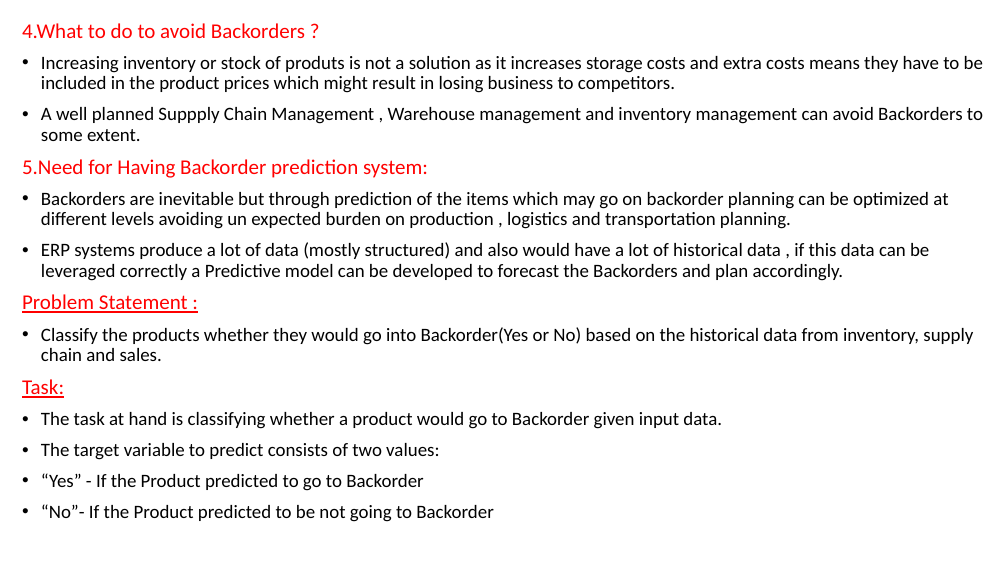
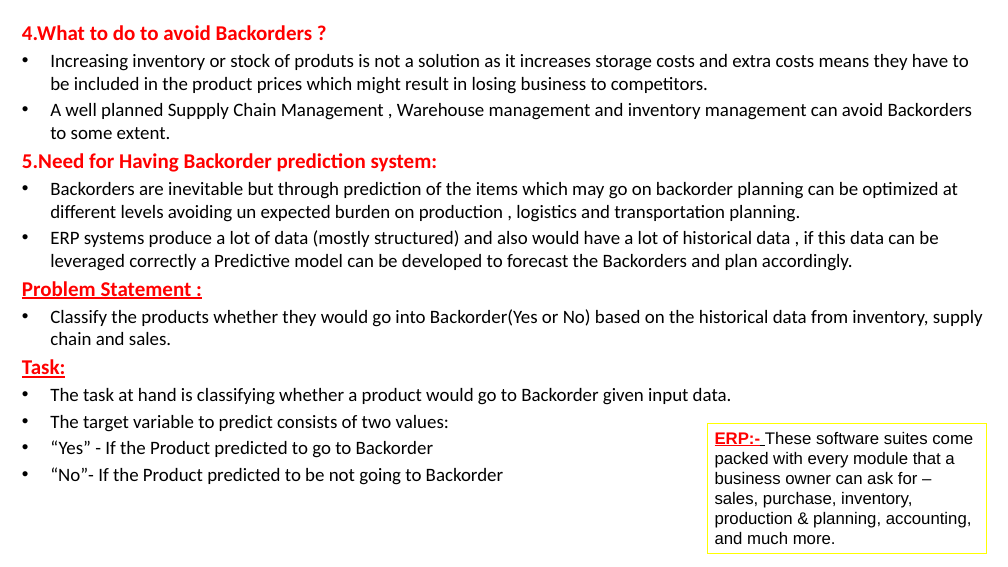
Before and after one commit to Souvik-karmakar/Inventory-Management-Project, a slide deck: slide 3 of INVENTORY MANAGEMENTppt.pptx (slide 2 before the commit). Drawn at 1008x567 pixels with LibreOffice and Linux fonts; fonts in the diff are those of the drawing; background and template pictures are left out. Boxes give left, top, right and bottom in pixels: in the first picture for what was removed or moved away, otherwise in the second. Text is boxed around its words. In the diff, an @@ line names an element or a change of style, - is before the commit and + after.

```diff
--- a/INVENTORY MANAGEMENTppt.pptx
+++ b/INVENTORY MANAGEMENTppt.pptx
@@ text "4.What to do to avoid ..." at (22, 25, 983, 485): bold on in "4.What to do to avoid Backorders ?", "5.Need for Having Backorder prediction system:", "Problem Statement :", "Task:"; line spacing 0.9 to 1; less space between paragraphs; indent changed @@
@@ rectangle added at (707, 423, 987, 554), outline #FFFF00 0.75 pt, 16 pt, text #000000 @@
+ERP:- These software suites come packed with every module that a business owner can ask for – sales, purchase, inventory, production & planning, accounting, and much more.
```
Also in this commit, not shown: 4 other slides changed, 10 slides added.
